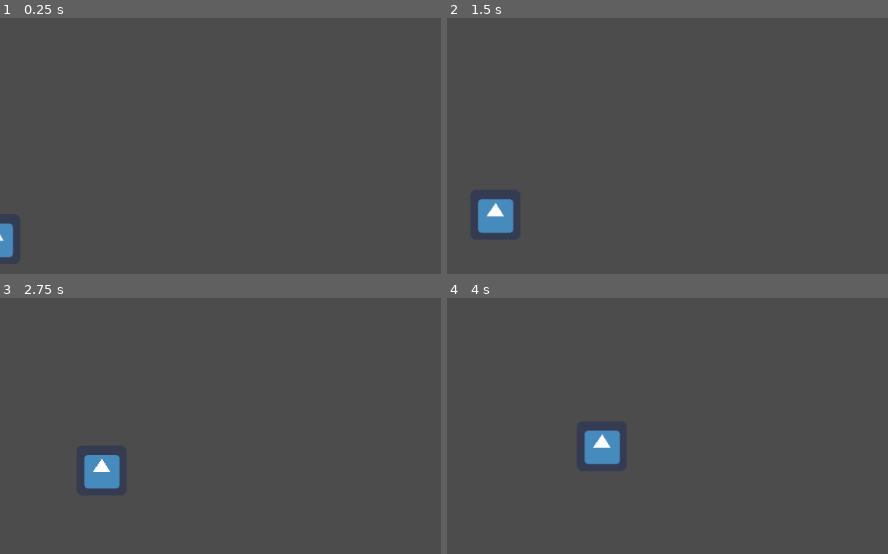
Above: before the commit, frames 1-4 (two rows, left to right).
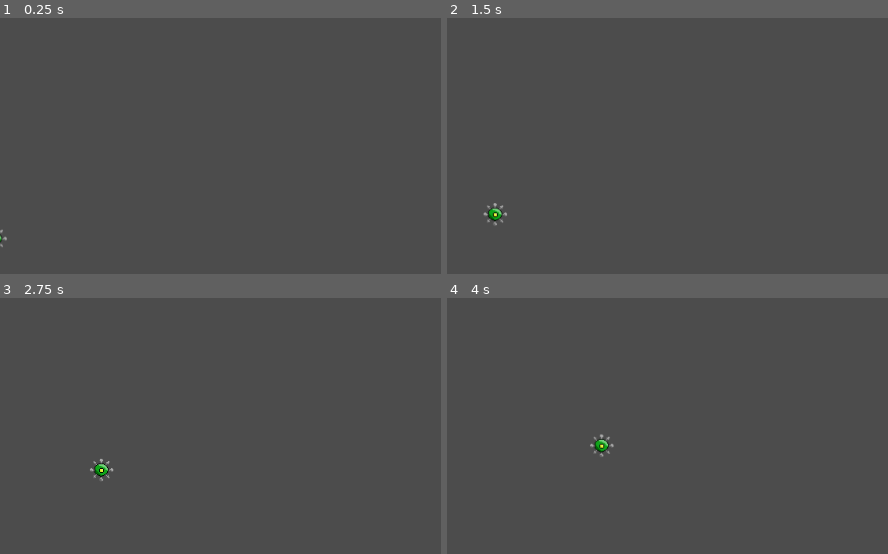
Above: after the commit, the same moments.

Repository: luan-2rq/Protect-The-Body
Game: Godot game, scene res://scenes/Enemy_1.tscn
Same seed, same stepped clock (60 frames per second), same inputs: the game is played once before the commit and once after it. The project has no main scene, so this scene is started directly. The engine's default icon, where the game draws it, is replaced by a stand-in: a white triangle on a blue panel in a dark square.
Inputs:
- Up to frame 1 (0.25 s): no input
- Up to frame 2 (1.5 s): no input
- Up to frame 3 (2.75 s): no input
- Up to frame 4 (4 s): no input

The runs differ from the first frame. In frame 1, 0.4% of the frame differs, in the area x 0-3%, y 80-94%; in frame 2, 1.1%; in frame 3, 1.1%; in frame 4, 1.1%, in the area x 31-40%, y 51-65%.

Commit message:
1 inimigo

Diff:
--- a/Protect the body/scenes/Enemy_1.tscn
+++ b/Protect the body/scenes/Enemy_1.tscn
@@ -1,10 +1,10 @@
 [gd_scene load_steps=4 format=2]
 
-[ext_resource path="res://icon.png" type="Texture" id=1]
+[ext_resource path="res://assets/Green_virus.png" type="Texture" id=1]
 [ext_resource path="res://scripts/Enemy_1.gd" type="Script" id=2]
 
-[sub_resource type="RectangleShape2D" id=1]
-extents = Vector2( 31.0869, 30.449 )
+[sub_resource type="CircleShape2D" id=1]
+radius = 15.2194
 
 [node name="enemy1" type="KinematicBody2D"]
 script = ExtResource( 2 )
Binary file added: Protect the body/assets/Green_virus.png
Not shown, added: Protect the body/assets/Green_virus.png.import
